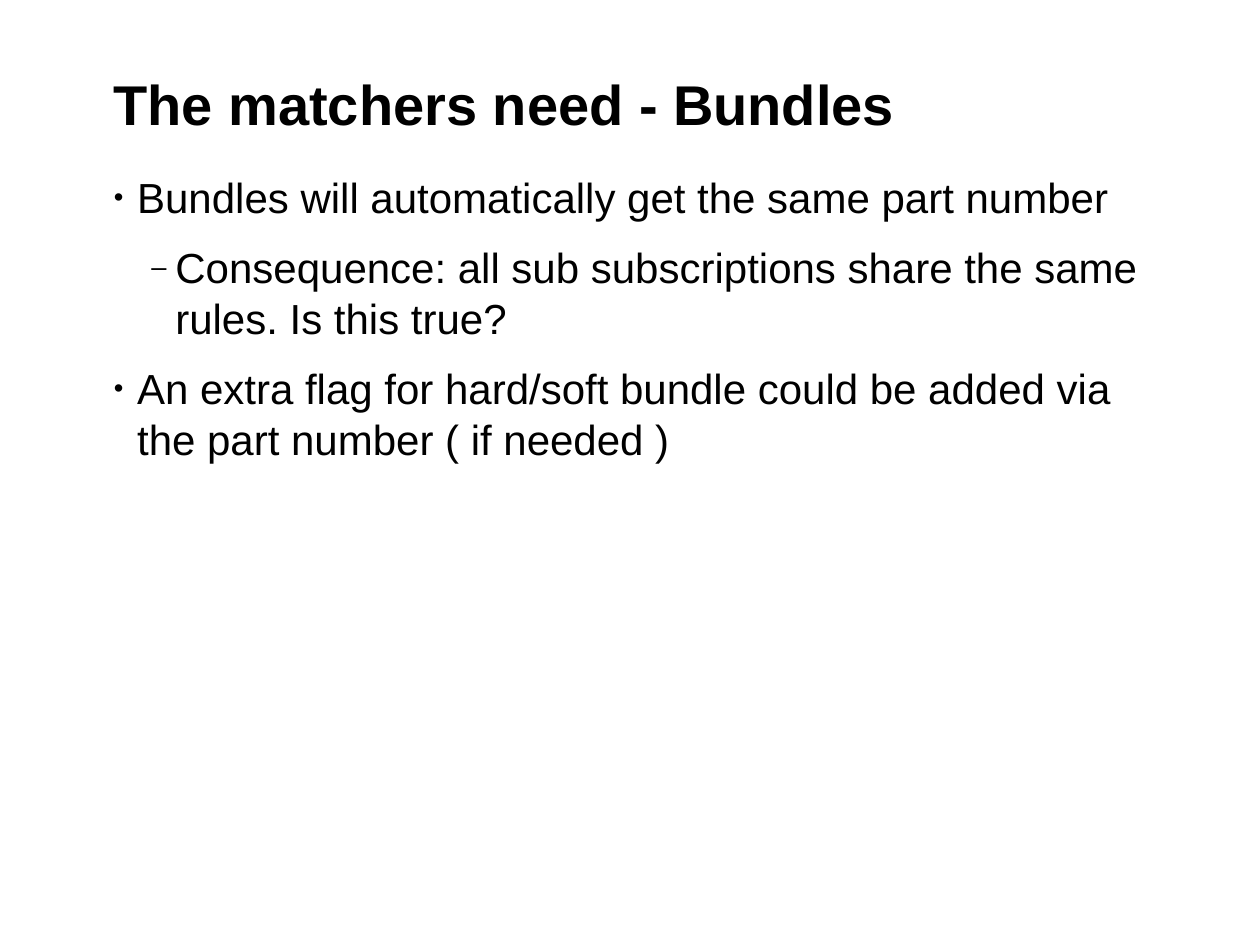
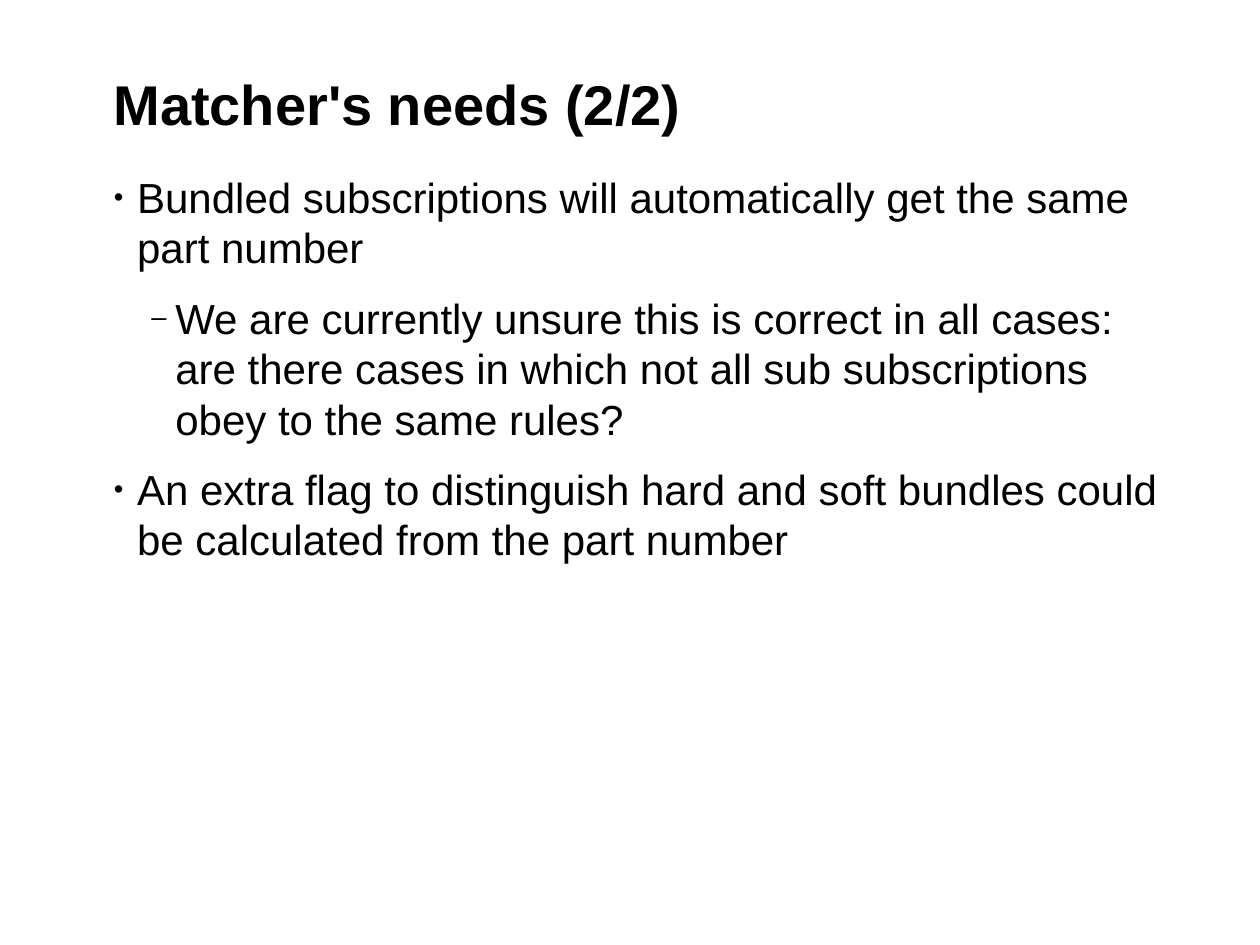
Before and after one commit to hustodemon/subscription-matcher, a slide deck: slide 14 of doc/SubscriptionCounting.odp. Drawn at 1260x945 pixels with LibreOffice and Linux fonts; fonts in the diff are those of the drawing; background and template pictures are left out. Boxes give left, top, right and bottom in pixels: in the first picture for what was removed or moved away, otherwise in the second. Text is boxed around its words. In the diff, an @@ line names an element or a change of style, - is before the commit and + after.

```diff
--- a/doc/SubscriptionCounting.odp
+++ b/doc/SubscriptionCounting.odp
@@ title at <box>113,84,680,136</box>: text changed @@
-The matchers need - Bundles
+Matcher's needs (2/2)
@@ text at <box>137,182,1157,564</box>: text changed @@
-• Bundles will automatically get the same part number
-  ‒ Consequence: all sub subscriptions share the same rules. Is this true?
-• An extra flag for hard/soft bundle could be added via the part number ( if needed )
+• Bundled subscriptions will automatically get the same part number
+  ‒ We are currently unsure this is correct in all cases: are there cases in which not all sub subscriptions obey to the same rules?
+• An extra flag to distinguish hard and soft bundles could be calculated from the part number
```
Also in this commit, not shown: 16 other slides changed, 2 slides added, 1 slide removed.
